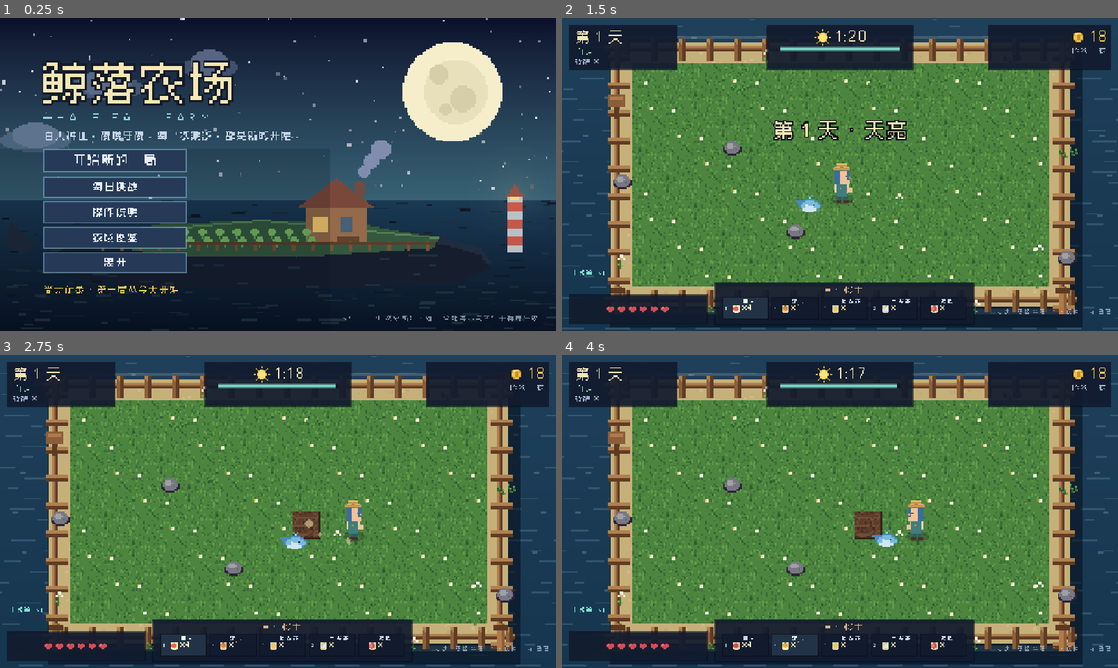
Above: before the commit, frames 1-4 (two rows, left to right).
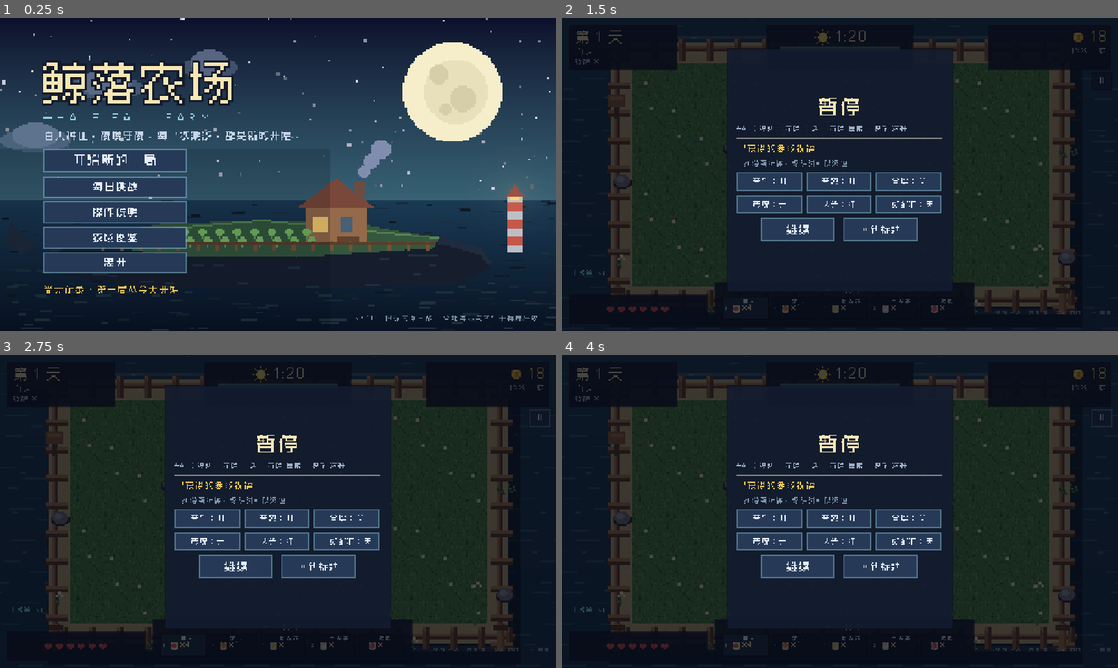
Above: after the commit, the same moments.

Repository: ElectLive/whale-fall-farm
Game: Godot game, scene res://scenes/main.tscn
Same seed, same stepped clock (60 frames per second), same inputs: the game is played once before the commit and once after it.
Inputs (mouse positions are in pixels of both pictures, inside the frame that each line leads up to):
- Up to frame 1 (0.25 s): no input
- Up to frame 2 (1.5 s): click "开始新的一局" at 0.5 s; click (1101, 80) at 1.25 s, where only the run after the commit has a clickable "Ⅱ"
- Up to frame 3 (2.75 s): tap Enter at 2 s; move the mouse to (400, 495) at 2.02 s; hold D from 2.03 s (still down); hold Space from 2.03 s (still down); tap E at 2.1 s; click (400, 495) at 2.17 s
- Up to frame 4 (4 s): release D at 2.75 s; release Space at 2.75 s; click (745, 646) at 2.77 s; click (795, 646) at 3.52 s

The runs differ from the first frame. In frame 1, less than 0.1% of the frame differs, in the area x 61-78%, y 95-97%; in frame 2, 80%; in frame 3, 81%; in frame 4, 81%, in the area x 0-100%, y 0-100%.

Commit message:
v2.1.0: mouse-first interaction (click move/interact, right-click scythe, wheel seeds, hover cursor)

Diff:
--- a/project.godot
+++ b/project.godot
@@ -5,7 +5,7 @@
 [application]
 
 config/name="鲸落农场 Whale Fall Farm"
-config/version="2.0.0"
+config/version="2.1.0"
 config/description="一个农场 + Roguelike 小游戏：白天种田，夜晚守夜。所有美术与音乐均由程序生成。"
 run/main_scene="res://scenes/main.tscn"
 config/features=PackedStringArray("4.7", "GL Compatibility")
--- /dev/null
+++ b/scripts/click_marker.gd
@@ -0,0 +1,25 @@
+class_name ClickMarker
+extends Node2D
+## Short-lived ring shown where the player clicked to move or work.
+
+var color := Color.WHITE
+var _t := 0.0
+
+
+func setup(pos: Vector2, c: Color) -> void:
+	position = pos
+	color = c
+	z_index = 1500
+
+
+func _process(delta: float) -> void:
+	_t += delta
+	scale = Vector2.ONE * (1.0 + _t * 1.4)
+	modulate.a = clampf(1.0 - _t / 0.45, 0.0, 1.0)
+	if _t >= 0.45:
+		queue_free()
+
+
+func _draw() -> void:
+	draw_arc(Vector2.ZERO, 6.0, 0.0, TAU, 20, Color(color.r, color.g, color.b, 0.9), 1.2)
+	draw_circle(Vector2.ZERO, 1.2, Color(color.r, color.g, color.b, 0.9))
--- a/scripts/hud.gd
+++ b/scripts/hud.gd
@@ -3,6 +3,7 @@
 ## In-game HUD: day, timer, gold, hearts, seed belt and context prompt.
 
 signal seed_selected(index: int)
+signal pause_pressed
 
 const HEART_FULL := preload("res://assets/generated/ui/heart_full.png")
 const HEART_EMPTY := preload("res://assets/generated/ui/heart_empty.png")
@@ -24,6 +25,8 @@
 var _seed_keys: Array[Label] = []
 var _hint: Label
 var pet_label: Label
+var hover_label: Label
+var _pause_btn: Button
 var progress: ProgressBar
 var damage_flash: ColorRect
 var banner_label: Label
@@ -193,9 +196,9 @@
 		seed_panels.append(slot)
 		seed_counts.append(cnt)
 
-	_hint = UiKit.label("E 互动 · 空格 挥镰 · 1-5 选种 · Esc 暂停", 14, Color(0.72, 0.8, 0.9, 0.65))
-	_hint.position = Vector2(958, 668)
-	_hint.size = Vector2(306, 30)
+	_hint = UiKit.label("左键 干活 · 右键 镰 · 滚轮 选种 · Esc 暂停", 13, Color(0.72, 0.8, 0.9, 0.65))
+	_hint.position = Vector2(958, 671)
+	_hint.size = Vector2(306, 28)
 	_hint.horizontal_alignment = HORIZONTAL_ALIGNMENT_RIGHT
 	add_child(_hint)
 
@@ -203,6 +206,26 @@
 	pet_label.position = Vector2(22, 578)
 	pet_label.size = Vector2(170, 24)
 	add_child(pet_label)
+
+	hover_label = UiKit.label("", 16, Color("#f6f7fb"))
+	hover_label.position = Vector2(0, 0)
+	hover_label.size = Vector2(420, 24)
+	hover_label.mouse_filter = Control.MOUSE_FILTER_IGNORE
+	hover_label.add_theme_color_override("font_outline_color", Color(0.02, 0.03, 0.07, 0.95))
+	hover_label.add_theme_constant_override("outline_size", 4)
+	hover_label.visible = false
+	add_child(hover_label)
+
+	_pause_btn = UiKit.button("Ⅱ", 20)
+	_pause_btn.position = Vector2(1218, 124)
+	_pause_btn.size = Vector2(36, 36)
+	_pause_btn.custom_minimum_size = Vector2(36, 36)
+	_pause_btn.focus_mode = Control.FOCUS_NONE
+	_pause_btn.mouse_default_cursor_shape = Control.CURSOR_POINTING_HAND
+	_pause_btn.pressed.connect(func() -> void:
+		Audio.sfx("click")
+		pause_pressed.emit())
+	add_child(_pause_btn)
 
 	damage_flash = ColorRect.new()
 	damage_flash.color = Color(0.8, 0.1, 0.15, 0.0)
@@ -341,6 +364,21 @@
 		_hint.visible = not on
 	for key in _seed_keys:
 		key.visible = not on
+	if _pause_btn:
+		_pause_btn.visible = not on
+
+
+func set_hover_text(text: String, screen_pos: Vector2) -> void:
+	if hover_label == null:
+		return
+	if text == "":
+		hover_label.visible = false
+		return
+	hover_label.visible = true
+	hover_label.text = text
+	hover_label.position = Vector2(
+		clampf(screen_pos.x + 16.0, 8.0, 1020.0),
+		clampf(screen_pos.y + 16.0, 8.0, 684.0))
 
 
 func set_pet_level(level: int) -> void:
--- a/scripts/main.gd
+++ b/scripts/main.gd
@@ -43,6 +43,11 @@
 var boss: Enemy = null
 var boss_ending := false
 var boss_mod_name := ""
+var hover_highlight: TileHighlight
+var pending_cell := Vector2i(-999, -999)
+var pending_active := false
+var pending_timer := 0.0
+var mouse_demo := false
 var shop_offers: Array = []
 var shop_sold: Array[bool] = []
 var mobile: MobileControls
@@ -127,6 +132,11 @@
 	farm = Farm.new()
 	world.add_child(farm)
 	farm.setup(1)
+
+	hover_highlight = TileHighlight.new()
+	hover_highlight.z_index = 1500
+	hover_highlight.visible = false
+	world.add_child(hover_highlight)
 
 	crops_root = Node2D.new()
 	crops_root.name = "Crops"
@@ -276,6 +286,9 @@
 	pause_screen.toggle_autoaim.connect(_toggle_autoaim)
 	pause_screen.toggle_fullscreen.connect(_toggle_fullscreen_from_pause)
 	hud.seed_selected.connect(_select_seed)
+	hud.pause_pressed.connect(func() -> void:
+		if state == State.DAY or state == State.NIGHT:
+			_toggle_pause())
 
 
 func _enable_mobile() -> void:
@@ -316,6 +329,9 @@
 	codex_screen.visible = false
 	island.modulate = Color.WHITE
 	sea.modulate = Color.WHITE
+	pending_active = false
+	if hover_highlight:
+		hover_highlight.visible = false
 	dawn_screen.visible = false
 	end_screen.visible = false
 	pause_screen.visible = false
@@ -349,6 +365,7 @@
 	run_active = true
 	fireflies.emitting = false
 	daily_mode = false
+	pending_active = false
 	day = 1
 	gold = 18
 	run_gold = 0
@@ -571,11 +588,28 @@
 			_end_night()
 	if run_active and state in [State.DAY, State.NIGHT]:
 		_update_hud(false)
+	_update_mouse_hover()
+	if pending_active:
+		if player == null or player.dead or not can_control():
+			pending_active = false
+		else:
+			pending_timer -= delta
+			var center := farm.tile_center(pending_cell)
+			if player.moving and not player.has_move_target:
+				pending_active = false
+			elif not player.has_move_target and player.global_position.distance_to(center) <= 24.0:
+				interact_cell(pending_cell)
+				pending_active = false
+			elif pending_timer <= 0.0:
+				pending_active = false
 
 
 func start_night() -> void:
 	if state != State.DAY:
 		return
+	pending_active = false
+	if player:
+		player.stop_moving()
 	state = State.NIGHT
 	phase_total = GameData.night_duration(day)
 	phase_time = phase_total
@@ -960,6 +994,21 @@
 
 # ------------------------------------------------------------------ input
 func _unhandled_input(event: InputEvent) -> void:
+	if event is InputEventMouseButton and event.pressed:
+		if event.button_index == MOUSE_BUTTON_WHEEL_UP:
+			_cycle_seed(-1)
+			return
+		if event.button_index == MOUSE_BUTTON_WHEEL_DOWN:
+			_cycle_seed(1)
+			return
+		if event.button_index == MOUSE_BUTTON_LEFT:
+			if can_control() and player != null:
+				_click_world(get_global_mouse_position())
+			return
+		if event.button_index == MOUSE_BUTTON_RIGHT:
+			if can_control() and player != null:
+				player.attack()
+			return
 	if not (event is InputEventKey) or not event.pressed or event.echo:
 		return
 	if event.keycode == KEY_ESCAPE:
@@ -991,6 +1040,87 @@
 			_select_seed(4)
 		KEY_F:
 			toggle_fullscreen()
+
+
+func _cycle_seed(delta: int) -> void:
+	if not can_control():
+		return
+	var n := GameData.CROP_ORDER.size()
+	selected_seed = (selected_seed + delta + n) % n
+	Audio.sfx("click")
+	_seeds_dirty = true
+	_update_hud(true)
+
+
+func _click_world(world_pos: Vector2) -> void:
+	var t := farm.world_to_tile(world_pos)
+	if farm.in_bounds(t):
+		var center := farm.tile_center(t)
+		var dist := player.global_position.distance_to(center)
+		pending_active = true
+		pending_cell = t
+		pending_timer = 2.6
+		_spawn_click_marker(center, Color("#f2c94c"))
+		if dist <= 30.0:
+			player.stop_moving()
+			interact_cell(t)
+			pending_active = false
+		else:
+			var dir := (center - player.global_position).normalized()
+			player.move_to(center - dir * 18.0)
+	else:
+		pending_active = false
+		var target := Vector2(
+			clampf(world_pos.x, -8.0, 248.0),
+			clampf(world_pos.y, -8.0, 136.0))
+		player.move_to(target)
+		_spawn_click_marker(target, Color("#c8d6e8"))
+
+
+func _spawn_click_marker(pos: Vector2, color: Color) -> void:
+	var marker := ClickMarker.new()
+	marker.setup(pos, color)
+	world.add_child(marker)
+
+
+func _update_mouse_hover() -> void:
+	if mouse_demo:
+		return
+	if is_mobile or hover_highlight == null or player == null:
+		return
+	if state != State.DAY and state != State.NIGHT:
+		hover_highlight.visible = false
+		if hud:
+			hud.set_hover_text("", Vector2.ZERO)
+		return
+	if get_viewport().gui_get_hovered_control() != null:
+		hover_highlight.visible = false
+		hud.set_hover_text("", Vector2.ZERO)
+		return
+	var mouse_world := get_global_mouse_position()
+	var screen_pos := get_viewport().get_mouse_position()
+	for e in enemies:
+		if is_instance_valid(e) and not e.dead and e.global_position.distance_to(mouse_world) <= 10.0:
+			hover_highlight.visible = false
+			hud.set_hover_text("右键 · 挥镰", screen_pos)
+			Input.set_default_cursor_shape(Input.CURSOR_CROSS)
+			return
+	var t := farm.world_to_tile(mouse_world)
+	if not farm.in_bounds(t):
+		hover_highlight.visible = false
+		hud.set_hover_text("", Vector2.ZERO)
+		Input.set_default_cursor_shape(Input.CURSOR_ARROW)
+		return
+	var act := _action_for_cell(t)
+	hover_highlight.visible = true
+	hover_highlight.position = farm.tile_center(t)
+	hover_highlight.set_color(act.get("color", Color.WHITE))
+	var text := String(act.get("label", ""))
+	text = text.replace("E · ", "左键 · ")
+	if act.get("type", "none") == "wait":
+		text = String(act.get("label", ""))
+	hud.set_hover_text(text, screen_pos)
+	Input.set_default_cursor_shape(Input.CURSOR_POINTING_HAND)
 
 
 func _select_seed(i: int) -> void:
@@ -1139,9 +1269,14 @@
 
 
 func current_action() -> Dictionary:
-	if player == null or not farm.in_bounds(target_tile()):
+	if player == null:
 		return {"type": "none", "label": "E · 走到田里开始干活", "color": Color(0.7, 0.8, 0.9, 0.7)}
-	var t := target_tile()
+	return _action_for_cell(target_tile())
+
+
+func _action_for_cell(t: Vector2i) -> Dictionary:
+	if player == null or not farm.in_bounds(t):
+		return {"type": "none", "label": "E · 走到田里开始干活", "color": Color(0.7, 0.8, 0.9, 0.7)}
 	var c := crop_at(t)
 	if c != null:
 		if c.mature:
@@ -1164,8 +1299,26 @@
 func interact() -> void:
 	if not can_control() or player == null:
 		return
-	var act := current_action()
 	var t := target_tile()
+	_do_action(_action_for_cell(t), t)
+
+
+func interact_cell(t: Vector2i) -> void:
+	if not can_control() or player == null or not farm.in_bounds(t):
+		return
+	var center := farm.tile_center(t)
+	if player.global_position.distance_to(center) > 36.0:
+		return
+	var d := center - player.global_position
+	if d.length() > 1.0:
+		if absf(d.x) > absf(d.y):
+			player.facing = Vector2.RIGHT if d.x > 0 else Vector2.LEFT
+		else:
+			player.facing = Vector2.DOWN if d.y > 0 else Vector2.UP
+	_do_action(_action_for_cell(t), t)
+
+
+func _do_action(act: Dictionary, t: Vector2i) -> void:
 	match act.get("type", "none"):
 		"till":
 			farm.till(t)
@@ -1470,6 +1623,9 @@
 	match name:
 		"title":
 			show_title()
+		"help":
+			show_title()
+			title_screen._toggle_help()
 		"codex":
 			show_title()
 			_show_codex()
@@ -1520,6 +1676,18 @@
 			plants_at(Vector2i(6, 4), "chili", 1.0)
 			plants_at(Vector2i(7, 4), "moonwheat", 0.7)
 			phase_time = 48.0
+			_update_hud(true)
+		"mouse":
+			start_new_run(20261029)
+			mouse_demo = true
+			player.position = farm.tile_center(Vector2i(7, 4))
+			player.facing = Vector2.RIGHT
+			plants_at(Vector2i(8, 4), "pumpkin", 1.0)
+			hover_highlight.visible = true
+			hover_highlight.position = farm.tile_center(Vector2i(8, 4))
+			hover_highlight.set_color(Color("#f2c94c"))
+			hud.set_hover_text("左键 · 收获南瓜（24金）", Vector2(760, 390))
+			phase_time = 50.0
 			_update_hud(true)
 		"mist":
 			start_new_run(20261029)
@@ -1659,6 +1827,46 @@
 	_check(Engine.max_fps == 60, "fps cap is 60")
 	_check(gold == 18, "starting gold is 18")
 
+	# mouse interaction helpers
+	player.position = farm.tile_center(Vector2i(2, 3))
+	player.move_to(player.position + Vector2(8, 0))
+	_check(player.has_move_target, "click-to-move sets a target")
+	player.stop_moving()
+	interact_cell(Vector2i(2, 4))
+	_check(farm.is_tilled(Vector2i(2, 4)), "click-to-interact tills the clicked tile")
+	var seed_before := selected_seed
+	_cycle_seed(1)
+	_check(selected_seed != seed_before, "mouse wheel cycles the seed belt")
+	selected_seed = 0
+	player.position = farm.tile_center(Vector2i(4, 5))
+	_click_world(farm.tile_center(Vector2i(7, 5)))
+	_check(player.has_move_target, "left click on a far tile starts click-to-move")
+	pending_active = false
+	player.stop_moving()
+
+	# real input-event plumbing
+	var wheel_ev := InputEventMouseButton.new()
+	wheel_ev.button_index = MOUSE_BUTTON_WHEEL_UP
+	wheel_ev.pressed = true
+	var wheel_before := selected_seed
+	_unhandled_input(wheel_ev)
+	_check(selected_seed != wheel_before, "mouse wheel event reaches the input handler")
+	selected_seed = 0
+	player.attack_cd = 0.0
+	var right_ev := InputEventMouseButton.new()
+	right_ev.button_index = MOUSE_BUTTON_RIGHT
+	right_ev.pressed = true
+	_unhandled_input(right_ev)
+	_check(player.attack_cd > 0.0, "right click event triggers the scythe")
+	player.stop_moving()
+	var left_ev := InputEventMouseButton.new()
+	left_ev.button_index = MOUSE_BUTTON_LEFT
+	left_ev.pressed = true
+	_unhandled_input(left_ev)
+	_check(player.has_move_target, "left click event starts movement")
+	pending_active = false
+	player.stop_moving()
+
 	# farming chain: till -> plant -> water -> grow -> harvest
 	player.position = farm.tile_center(Vector2i(2, 3))
 	player.facing = Vector2.RIGHT
--- a/scripts/pause_screen.gd
+++ b/scripts/pause_screen.gd
@@ -51,7 +51,7 @@
 	var title := UiKit.label("暂停", 46, Color("#f6e7b4"))
 	title.horizontal_alignment = HORIZONTAL_ALIGNMENT_CENTER
 	v.add_child(title)
-	v.add_child(UiKit.label("左侧摇杆移动 · 右侧镰刀攻击 · 互动键干活" if mobile else "WASD 移动 · E 互动 · 空格 挥镰 · Esc 继续", 19, Color("#9fb0c8")))
+	v.add_child(UiKit.label("左侧摇杆移动 · 右侧镰刀攻击 · 互动键干活" if mobile else "WASD 移动 · 左键 干活 · 右键 挥镰 · 滚轮 选种", 17, Color("#9fb0c8")))
 	v.add_child(HSeparator.new())
 	v.add_child(UiKit.label("已获得的潮汐祝福", 21, UiKit.GOLD))
 	_list = VBoxContainer.new()
--- a/scripts/player.gd
+++ b/scripts/player.gd
@@ -27,6 +27,8 @@
 var dead := false
 var last_aim := Vector2.ZERO
 var foot_t := 0.0
+var has_move_target := false
+var move_target := Vector2.ZERO
 
 
 func setup(game_ref: Node) -> void:
@@ -72,17 +74,29 @@
 		velocity = Vector2.ZERO
 		return
 	var dir := Vector2.ZERO
+	var keyboard := Vector2.ZERO
 	if game.is_mobile and game.mobile != null and game.mobile.move_vector.length() > 0.01:
 		dir = game.mobile.move_vector
+		has_move_target = false
 	else:
 		if Input.is_key_pressed(KEY_A) or Input.is_key_pressed(KEY_LEFT):
-			dir.x -= 1.0
+			keyboard.x -= 1.0
 		if Input.is_key_pressed(KEY_D) or Input.is_key_pressed(KEY_RIGHT):
-			dir.x += 1.0
+			keyboard.x += 1.0
 		if Input.is_key_pressed(KEY_W) or Input.is_key_pressed(KEY_UP):
-			dir.y -= 1.0
+			keyboard.y -= 1.0
 		if Input.is_key_pressed(KEY_S) or Input.is_key_pressed(KEY_DOWN):
-			dir.y += 1.0
+			keyboard.y += 1.0
+		if keyboard != Vector2.ZERO:
+			has_move_target = false
+			dir = keyboard
+		elif has_move_target:
+			var to_target := move_target - position
+			if to_target.length() <= 2.0:
+				has_move_target = false
+				dir = Vector2.ZERO
+			else:
+				dir = to_target.normalized()
 	moving = dir != Vector2.ZERO
 	speed = BASE_SPEED * float(game.move_mult())
 	if moving:
@@ -107,9 +121,9 @@
 			foot_t = 0.30
 			game.burst(position + Vector2(0, 7), Color(0.82, 0.76, 0.60, 0.7), 2)
 	_animate(delta)
-	# attack input: space held, left mouse held (desktop), or the touch button
+	# attack input: space held, right mouse held (desktop), or the touch button
 	if Input.is_key_pressed(KEY_SPACE) or game.touch_attack_held \
-			or (not game.is_mobile and Input.is_mouse_button_pressed(MOUSE_BUTTON_LEFT)):
+			or (not game.is_mobile and Input.is_mouse_button_pressed(MOUSE_BUTTON_RIGHT)):
 		attack()
 
 
@@ -148,7 +162,7 @@
 		if best != null:
 			dir = (best.global_position - global_position).normalized()
 			facing = _snap_facing(dir)
-	elif not game.is_mobile and Input.is_mouse_button_pressed(MOUSE_BUTTON_LEFT):
+	elif not game.is_mobile:
 		var m := get_global_mouse_position()
 		var d := m - global_position
 		if d.length() > 2.0:
@@ -170,6 +184,15 @@
 	game.player_attack(self, dir)
 
 
+func move_to(point: Vector2) -> void:
+	move_target = point
+	has_move_target = true
+
+
+func stop_moving() -> void:
+	has_move_target = false
+
+
 func _snap_facing(d: Vector2) -> Vector2:
 	if absf(d.x) > absf(d.y) * 1.3:
 		return Vector2.RIGHT if d.x > 0 else Vector2.LEFT
--- /dev/null
+++ b/scripts/tile_highlight.gd
@@ -0,0 +1,18 @@
+class_name TileHighlight
+extends Node2D
+## Soft outline drawn under the cursor when it points at a farm tile.
+
+var color := Color(1, 1, 1, 0.8)
+
+
+func set_color(c: Color) -> void:
+	color = c
+	queue_redraw()
+
+
+func _draw() -> void:
+	var rect := Rect2(-7.5, -7.5, 15.0, 15.0)
+	draw_rect(rect, Color(color.r, color.g, color.b, 0.16), true)
+	draw_rect(rect, Color(color.r, color.g, color.b, 0.85), false, 1.0)
+	draw_line(Vector2(-3, 0), Vector2(3, 0), Color(color.r, color.g, color.b, 0.9), 1.0)
+	draw_line(Vector2(0, -3), Vector2(0, 3), Color(color.r, color.g, color.b, 0.9), 1.0)
--- a/scripts/title_screen.gd
+++ b/scripts/title_screen.gd
@@ -94,7 +94,7 @@
 	best.size = Vector2(620, 30)
 	add_child(best)
 
-	var version := UiKit.label("v2.0.0 · 20 次更新纪念版 · 全部美术与音乐由程序生成", 17, Color(0.68, 0.76, 0.86, 0.7))
+	var version := UiKit.label("v2.1.0 · 鼠标交互重做 · 全部美术与音乐由程序生成", 17, Color(0.68, 0.76, 0.86, 0.7))
 	version.position = Vector2(720, 680)
 	version.size = Vector2(520, 24)
 	version.horizontal_alignment = HORIZONTAL_ALIGNMENT_RIGHT
@@ -113,8 +113,8 @@
 
 func _build_help() -> PanelContainer:
 	var p := UiKit.panel_container(20)
-	p.position = Vector2(650, 300)
-	p.size = Vector2(560, 300)
+	p.position = Vector2(650, 285)
+	p.size = Vector2(580, 340)
 	p.mouse_filter = Control.MOUSE_FILTER_STOP
 	var v := VBoxContainer.new()
 	v.add_theme_constant_override("separation", 10)
@@ -122,11 +122,12 @@
 	var title := UiKit.label("操作", 30, UiKit.GOLD)
 	v.add_child(title)
 	var lines := [
-		"WASD / 方向键 —— 走动",
-		"E —— 松土 / 播种 / 浇水 / 收获",
-		"1 2 3 4 5 —— 切换种子",
-		"空格 / 鼠标左键 —— 挥镰",
-		"Esc —— 暂停",
+		"左键 —— 点地移动 / 松土 / 播种 / 浇水 / 收获",
+		"右键 —— 朝指针挥镰（可长按）",
+		"滚轮 —— 切换种子 · 右上 Ⅱ 暂停",
+		"WASD / 方向键 —— 移动 · E 互动",
+		"空格 —— 挥镰 · 1-5 选种",
+		"Esc 暂停 · F 全屏",
 	]
 	if OS.has_feature("mobile"):
 		lines = [
Not shown, changed: export_presets.cfg
Binary file added: screenshots/shot_help.png
Binary file added: screenshots/shot_mouse.png
Binary file added: screenshots/shot_mouse_click.png
Binary file changed: screenshots/shot_pause.png
Binary file changed: screenshots/shot_title.png
Not shown, added: scripts/click_marker.gd.uid
Not shown, added: scripts/tile_highlight.gd.uid
Not shown, changed: CHANGELOG.md
Not shown, changed: README.md
Not shown, changed: docs/design.md
Not shown, changed: docs/devlog.md
(and 1 more such lines)
